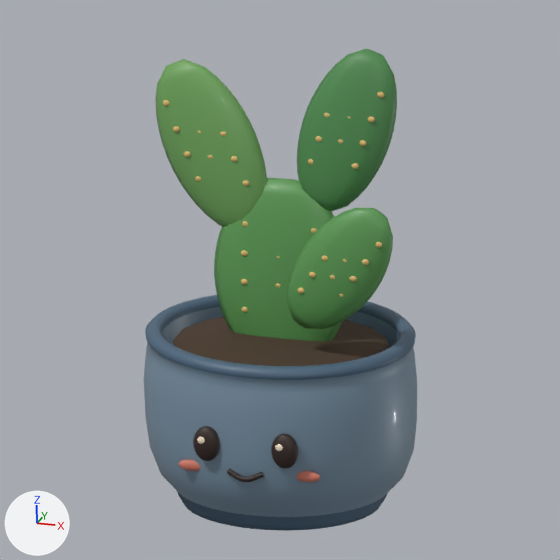
Renders of the Blender file assets/characters/bunny-ears/source/bunny-ears.blend from each side of a commit.
Before and after are seen from the file's camera 'Portrait camera'. Every picture has the same lights, and +X, +Y and +Z are marked at lower left. The older version comes first.

The older version as bpy lines, for what is in view:
```python
ob_eye = bpy.data.objects.new('Eye', me_sphere_049)
ob_eye.parent = ob_eye__1
ob_eye.location = (0.0, -0.024, 0.0)
ob_eye.scale = (0.082, 0.048, 0.108)
ob_flattened_cactus_pad = bpy.data.objects.new('Flattened cactus pad', me_flattened_cactus_pad)
ob_flattened_cactus_pad.parent = ob_foliage_sway
ob_flattened_cactus_pad.location = (0.0, 0.0, 0.0)
ob_flattened_cactus_pad_001 = bpy.data.objects.new('Flattened cactus pad.001', me_flattened_cactus_pad_001)
ob_flattened_cactus_pad_001.parent = ob_foliage_sway
ob_flattened_cactus_pad_001.location = (0.0, 0.0, 0.0)
ob_flattened_cactus_pad_002 = bpy.data.objects.new('Flattened cactus pad.002', me_flattened_cactus_pad_002)
ob_flattened_cactus_pad_002.parent = ob_foliage_sway
ob_flattened_cactus_pad_002.location = (0.0, 0.0, 0.0)
ob_flattened_cactus_pad_003 = bpy.data.objects.new('Flattened cactus pad.003', me_flattened_cactus_pad_003)
ob_flattened_cactus_pad_003.parent = ob_foliage_sway
ob_flattened_cactus_pad_003.location = (0.0, 0.0, 0.0)
# also in view: 'Wheel-thrown ceramic' at (0.0, 0.0, 0.62); 'Soil' at (0.0, 0.0, 1.05); 'Eye.001' at (0.24, -0.73, 0.66)
```
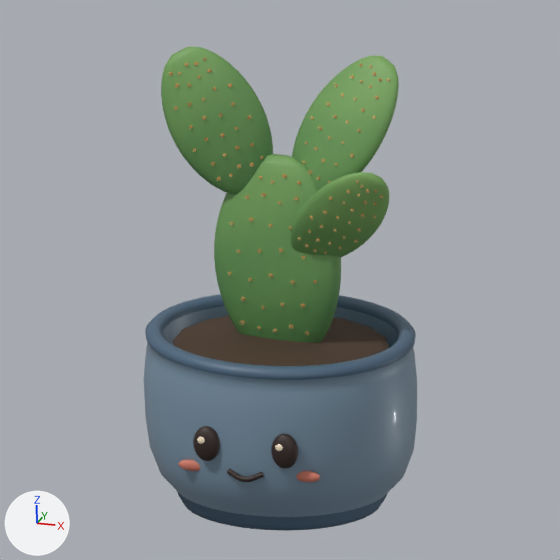
Patch to the scene script:
```diff
--- a/assets/characters/bunny-ears/source/bunny-ears.blend.py
+++ b/assets/characters/bunny-ears/source/bunny-ears.blend.py
@@ mat_satin_cactus_cuticle @@
+mat_satin_cactus_cuticle = bpy.data.materials.new('Satin cactus cuticle')
+mat_satin_cactus_cuticle.use_nodes = True; mat_satin_cactus_cuticle.node_tree.nodes.clear()
+_N = mat_satin_cactus_cuticle.node_tree.nodes; _L = mat_satin_cactus_cuticle.node_tree.links
+n0 = _N.new('ShaderNodeBsdfPrincipled'); n0.name = 'Principled BSDF'
+n0.inputs[2].default_value = 0.57  # 'Roughness'
+n0.inputs[19].default_value = 0.08  # 'Coat Weight'
+n1 = _N.new('ShaderNodeOutputMaterial'); n1.name = 'Material Output'
+n2 = _N.new('ShaderNodeVertexColor'); n2.name = 'Color Attribute'
+n2.layer_name = 'Botanical pigments'
+_L.new(n0.outputs[0], n1.inputs[0])  # 'BSDF' to 'Surface'
+_L.new(n2.outputs[0], n0.inputs[0])  # 'Color' to 'Base Color'
@@ ob_flattened_cactus_pad @@
-ob_flattened_cactus_pad = bpy.data.objects.new('Flattened cactus pad', me_flattened_cactus_pad)
@@ ob_flattened_cactus_pad_001 @@
-ob_flattened_cactus_pad_001 = bpy.data.objects.new('Flattened cactus pad.001', me_flattened_cactus_pad_001)
@@ ob_flattened_cactus_pad_002 @@
-ob_flattened_cactus_pad_002 = bpy.data.objects.new('Flattened cactus pad.002', me_flattened_cactus_pad_002)
@@ ob_flattened_cactus_pad_003 @@
-ob_flattened_cactus_pad_003 = bpy.data.objects.new('Flattened cactus pad.003', me_flattened_cactus_pad_003)
@@ ob_short_glochid_tufts @@
+ob_short_glochid_tufts = bpy.data.objects.new('Short glochid tufts', me_short_glochid_tufts)  # 7168 vertices, 7168 faces; spans x -0.71..0.68, y -0.27..0.36, z 0.06..1.73; in mat_short_gold_glochids (beige #f0cd8e)
+ob_short_glochid_tufts.parent = ob_foliage_sway
+ob_short_glochid_tufts.location = (0.0, 0.0, 0.0)
@@ ob_felt_areoles_on_both_pad_faces @@
+ob_felt_areoles_on_both_pad_faces = bpy.data.objects.new('Felt areoles on both pad faces', me_felt_areoles_on_both_pad_faces)  # 1792 vertices, 1792 faces; spans x -0.7..0.68, y -0.26..0.35, z 0.06..1.73; in mat_ochre_felted_areoles (orange #c79652)
+ob_felt_areoles_on_both_pad_faces.parent = ob_foliage_sway
+ob_felt_areoles_on_both_pad_faces.location = (0.0, 0.0, 0.0)
@@ ob_oval_cladode_4 @@
+ob_oval_cladode_4 = bpy.data.objects.new('Oval cladode 4', me_oval_cladode_4)  # 624 vertices, 602 faces; spans x 0.084..0.708, y -0.261..0.028, z 0.523..1.197
+ob_oval_cladode_4.parent = ob_foliage_sway
+ob_oval_cladode_4.location = (0.0, 0.0, 0.0)
@@ ob_oval_cladode_3 @@
+ob_oval_cladode_3 = bpy.data.objects.new('Oval cladode 3', me_oval_cladode_3)  # 624 vertices, 602 faces; spans x 0.013..0.661, y -0.004..0.344, z 0.879..1.741
+ob_oval_cladode_3.parent = ob_foliage_sway
+ob_oval_cladode_3.location = (0.0, 0.0, 0.0)
@@ ob_oval_cladode_2 @@
+ob_oval_cladode_2 = bpy.data.objects.new('Oval cladode 2', me_oval_cladode_2)  # 624 vertices, 602 faces; spans x -0.729..-0.082, y -0.087..0.137, z 0.883..1.777
+ob_oval_cladode_2.parent = ob_foliage_sway
+ob_oval_cladode_2.location = (0.0, 0.0, 0.0)
@@ ob_oval_cladode_1 @@
+ob_oval_cladode_1 = bpy.data.objects.new('Oval cladode 1', me_oval_cladode_1)  # 624 vertices, 602 faces; spans x -0.429..0.373, y -0.093..0.135, z -0.124..1.144
+ob_oval_cladode_1.parent = ob_foliage_sway
+ob_oval_cladode_1.location = (0.0, 0.0, 0.0)
```

Pixel boxes [x1, y1, x2, y2] of what changed, in the pictures (560 x 560 px):
'Oval cladode 1', added
    after: [214, 154, 341, 343]
'Flattened cactus pad.001', deleted (green)
    before: [155, 59, 267, 227]
'Flattened cactus pad', deleted (green)
    before: [214, 178, 342, 342]
'Flattened cactus pad.002', deleted (green)
    before: [297, 49, 397, 211]
'Oval cladode 2', added
    after: [161, 46, 273, 195]
'Flattened cactus pad.003', deleted (green)
    before: [287, 208, 393, 329]
'Oval cladode 3', added
    after: [292, 56, 399, 191]
'Oval cladode 4', added
    after: [291, 172, 389, 257]
'Felt areoles on both pad faces', added
    after: [169, 58, 390, 334]
'Short glochid tufts', added
    after: [169, 58, 390, 336]
